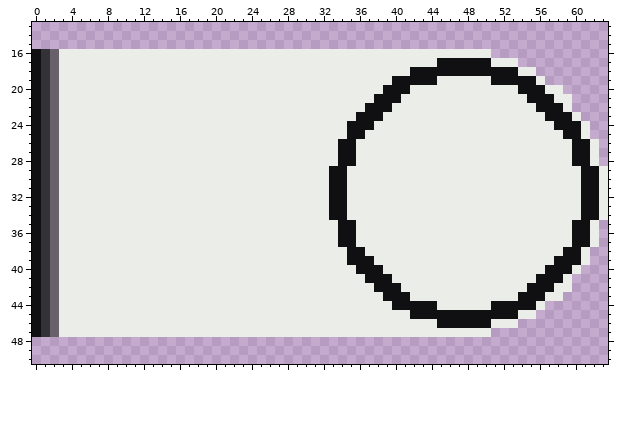
File history of a pixel-art file, Assets/Status/Sprites/StatusBar.aseprite. Above: the version before the commit.
64x64 pixels, 1 frame. Shown: x 0..63, y 13..50.
The same view after the edit:
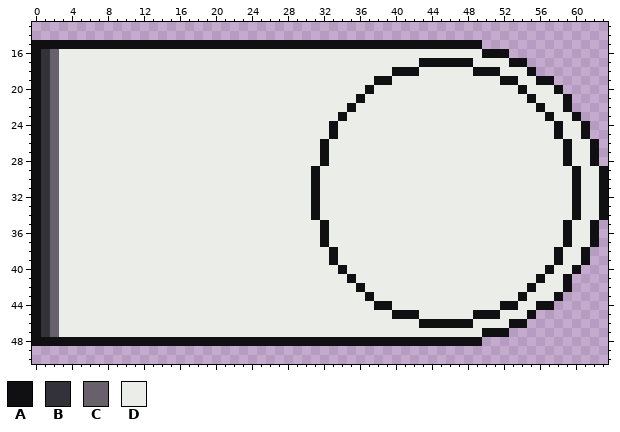
Palette (. is transparent): A #101012  B #323238  C #68606b  D #ebede9
Log entry: Add animations to status tabs
Diff:
Changed rows in their new state; - is an unchanged pixel.
Layer "Layer 1":
first column x 0:
15 AAAAAAAAAAAAAAAAAAAAAAAAAAAAAAAAAAAAAAAAAAAAAAAAAA--------------
16 --------------------------------------------------AAA-----------
17 -------------------------------------------AA----DD--AA---------
18 ----------------------------------------AA-DDDDDD---DD-A--------
19 --------------------------------------AADDDDD------D--DDAA------
20 -------------------------------------A-DDD-------------DD-A-----
21 ------------------------------------A-DDD---------------DD-A----
22 -----------------------------------A-DDD-----------------DDA----
23 ----------------------------------A-DDD-------------------DDA---
24 ---------------------------------A-DDD---------------------DDA--
25 ---------------------------------A-DD---------------------ADDA--
26 --------------------------------A-DD-----------------------ADDA-
27 --------------------------------A-DD-----------------------ADDA-
28 --------------------------------A-DD-----------------------ADDA-
29 -------------------------------A-DD-------------------------ADDA
30 -------------------------------A-DD-------------------------ADDA
31 -------------------------------A-DD-------------------------ADDA
32 -------------------------------A-DD-------------------------ADDA
33 -------------------------------A-DD-------------------------ADDA
34 -------------------------------A-DD-------------------------ADDA
35 --------------------------------A-DD-----------------------ADDA-
36 --------------------------------A-DD-----------------------ADDA-
37 --------------------------------A-DD-----------------------ADDA-
38 ---------------------------------A-DD---------------------ADDA--
39 ---------------------------------A-DDD---------------------DDA--
40 ----------------------------------A-DDD-------------------DDA---
41 -----------------------------------A-DDD-----------------DDA----
42 ------------------------------------A-DDD---------------DD-A----
43 -------------------------------------A-DDD-------------DD-A-----
44 --------------------------------------AADDDDD------D--DDAA------
45 ----------------------------------------AA-DDDDDD---DD-A--------
46 -------------------------------------------AA----DD--AA---------
47 --------------------------------------------------AAA-----------
48 AAAAAAAAAAAAAAAAAAAAAAAAAAAAAAAAAAAAAAAAAAAAAAAAAA--------------
Where, in picture pixels (left, top, right, bottom), the same in both pictures:
changed: (32, 40, 608, 346)
